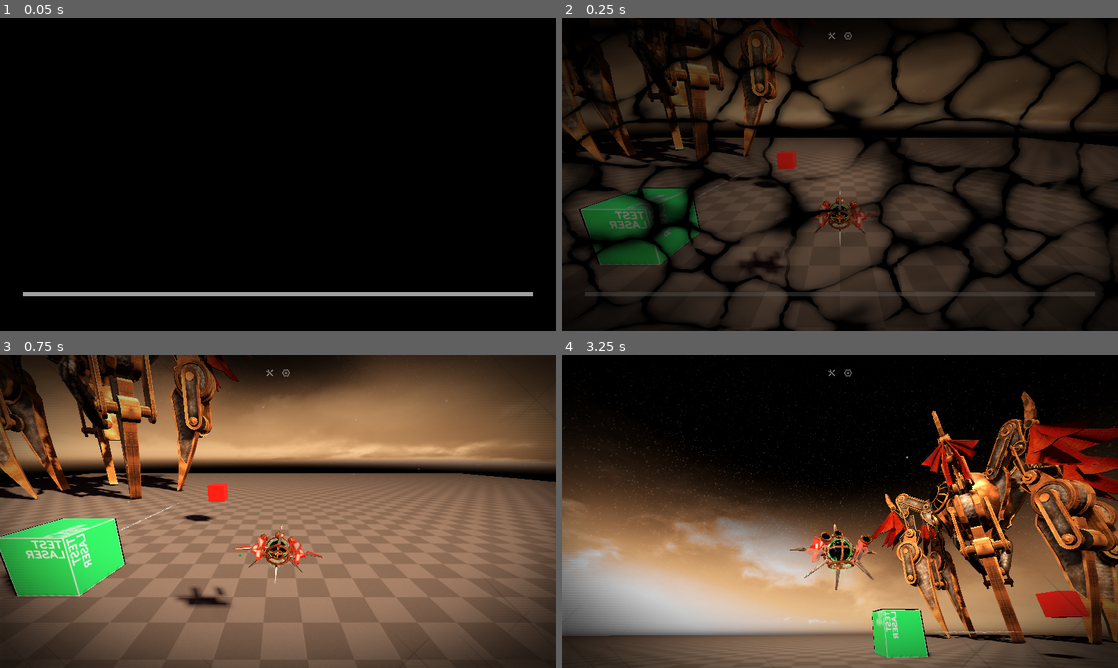
Above: before the commit, frames 1-4 (two rows, left to right).
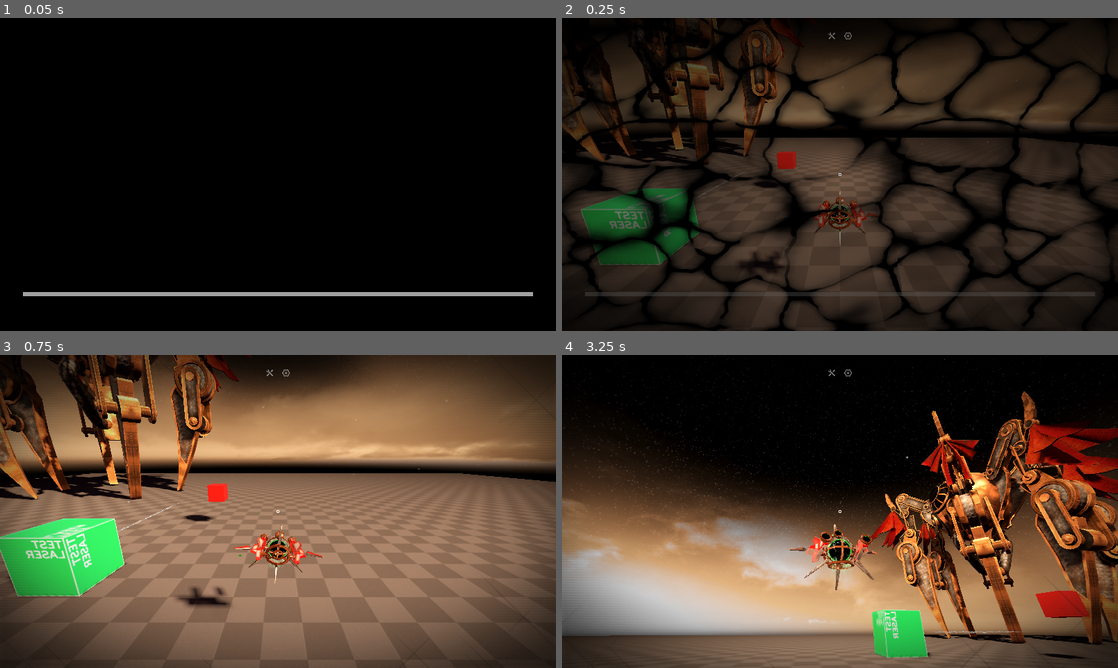
Above: after the commit, the same moments.

Repository: slyllama/dwelt-learn
Game: Godot game, scene res://maps/sandbox/sandbox.tscn
Same seed, same stepped clock (60 frames per second), same inputs: the game is played once before the commit and once after it. This scene is started directly instead of the project's main scene.
Inputs (mouse positions are in pixels of both pictures, inside the frame that each line leads up to):
- Up to frame 1 (0.05 s): no input
- Up to frame 2 (0.25 s): no input
- Up to frame 3 (0.75 s): tap Enter at 0.5 s; move the mouse to (400, 495) at 0.52 s; hold D (strafe_right) from 0.53 s (still down); tap F (interact) at 0.6 s; click (400, 495) at 0.67 s
- Up to frame 4 (3.25 s): release D (strafe_right) at 1.25 s; drag from (728, 527) to (812, 574) at 1.27 s; move the mouse to (895, 442) at 2.02 s; hold D (strafe_right) 2.03-2.75 s; tap F (interact) at 2.1 s; drag from (812, 574) to (673, 464) at 2.77 s

Frame 1 is identical in both runs. In frame 2, less than 0.1% of the frame differs, in the area x 3-51%, y 49-79%; in frame 3, 0.1%, in the area x 0-51%, y 49-77%; in frame 4, less than 0.1%.

Commit message:
Added look-at functionality

Diff:
--- a/generic/shaders/outline.tres
+++ b/generic/shaders/outline.tres
@@ -5,6 +5,6 @@
 [resource]
 render_priority = 0
 shader = ExtResource("1_b6kav")
-shader_parameter/enable = true
+shader_parameter/enable = false
 shader_parameter/outline_thickness = 0.05
 shader_parameter/color = Color(0, 0, 0, 0)
--- a/global.gd
+++ b/global.gd
@@ -52,3 +52,4 @@
 var player_position = Vector2.ZERO
 var raycast_y_point = 0.0
 var look_point = null
+var look_object = ""
--- a/lib/player/XCast.gd
+++ b/lib/player/XCast.gd
@@ -1,6 +1,21 @@
 extends RayCast3D
+
+func _stop_looking():
+	if Global.look_object != "":
+		Global.look_object = ""
+		Global.interact_left.emit()
 
 func _physics_process(_delta):
 	if is_colliding():
 		Global.look_point = get_collision_point()
-	else: Global.look_point = null
+		var object = get_collider().get_parent()
+		if object != null:
+			if "object_name" in object:
+				if object.object_name != Global.look_object:
+					Global.interact_entered.emit()
+					Global.look_object = object.object_name
+			else: _stop_looking()
+		else: _stop_looking()
+	else:
+		Global.look_point = null
+		_stop_looking()
--- a/lib/player/player.gd
+++ b/lib/player/player.gd
@@ -78,6 +78,8 @@
 	Global.debug_details_text += "\ndirection = " + Utilities.fstr(%CamPivot.rotation_degrees.y, 1)
 	Global.debug_details_text += "\u00B0 (" + str(snapped($Lemonade.rotation_degrees.y, 1))  + "\u00B0)"
 	Global.debug_details_text += "\nraycast_y_point = " + Utilities.fstr(Global.raycast_y_point)
+	if Global.look_object != "":
+		Global.debug_details_text += "\n\n[color=yellow]Looking at: " + str(Global.look_object) + "[/color]"
 
 func _ready():
 	Global.connect("player_position_locked", lock_position)
--- a/lib/ui/hud/hud.gd
+++ b/lib/ui/hud/hud.gd
@@ -6,21 +6,13 @@
 
 func _toggle_interact_overlay(state):
 	if state == true:
-		$InteractOverlayGlow/Anim.play("pulse")
 		var fade_tween = create_tween()
 		fade_tween.tween_property(
-			$InteractOverlay, "modulate", Color(1.0, 1.0, 1.0, 0.5), 0.2)
-		var glow_fade_tween = create_tween()
-		glow_fade_tween.tween_property(
-			$InteractOverlayGlow, "modulate:a", 1.0, 0.2)
+			$InteractOverlay, "modulate", Color(1.0, 1.0, 1.0, 1.0), 0.2)
 	else:
-		$InteractOverlayGlow/Anim.stop()
 		var fade_tween = create_tween()
 		fade_tween.tween_property(
 			$InteractOverlay, "modulate", Color(0.0, 0.0, 0.0, 0.2), 0.2)
-		var glow_fade_tween = create_tween()
-		glow_fade_tween.tween_property(
-			$InteractOverlayGlow, "modulate:a", 0.0, 0.2)
 
 func _fade_out_black():
 	var fade_tween = create_tween()
@@ -33,7 +25,6 @@
 	Global.interact_left.connect(_toggle_interact_overlay.bind(false))
 
 	$InteractOverlay.modulate = Color(0.0, 0.0, 0.0, 0.2)
-	$InteractOverlayGlow.modulate.a = 0.2
 	$LoadOverride/LoadBlack.visible = true
 
 	$HUDButtons.settings_pressed.connect(_toggle_settings)
--- a/lib/ui/hud/hud.tscn
+++ b/lib/ui/hud/hud.tscn
@@ -8,11 +8,11 @@
 [ext_resource type="Texture2D" uid="uid://b5nufueq16vw0" path="res://generic/tex/shader_tex/wobble_noise.tres" id="4_q8hty"]
 [ext_resource type="Script" path="res://lib/ui/hud/IntroVFX.gd" id="5_wllky"]
 [ext_resource type="Theme" uid="uid://dfe36tnn0c1ud" path="res://generic/debug_theme.tres" id="6_14irq"]
-[ext_resource type="Texture2D" uid="uid://chs04gxkfh3ag" path="res://lib/ui/tex/interact_overlay_glow.png" id="6_du7uc"]
 [ext_resource type="Texture2D" uid="uid://8kcdl0ahju3s" path="res://lib/ui/tex/interact_overlay.png" id="6_n4mbk"]
 [ext_resource type="Texture2D" uid="uid://b3aaiytpklgal" path="res://lib/ui/tex/vignette.png" id="7_wv8wl"]
 [ext_resource type="Texture2D" uid="uid://bi3k2uagvaf4g" path="res://lib/ui/tex/top_menu_darken.png" id="9_0p1yl"]
 [ext_resource type="PackedScene" uid="uid://bt5sosdm3tncx" path="res://lib/ui/hud/hud_buttons.tscn" id="15_6wbiv"]
+[ext_resource type="Texture2D" uid="uid://danqqg64d8q2k" path="res://generic/dot.png" id="15_cp3ui"]
 [ext_resource type="PackedScene" uid="uid://bx5xwgdebscc6" path="res://lib/ui/settings/settings.tscn" id="19_c42st"]
 [ext_resource type="PackedScene" uid="uid://d24gofb7bfo8k" path="res://lib/ui/hover_sound.tscn" id="19_uwm57"]
 
@@ -25,43 +25,6 @@
 shader_parameter/overall_alpha = 1.0
 shader_parameter/smoke_effect = ExtResource("3_r5nad")
 shader_parameter/wobble_pattern = ExtResource("4_q8hty")
-
-[sub_resource type="Animation" id="Animation_o35fq"]
-length = 0.001
-tracks/0/type = "value"
-tracks/0/imported = false
-tracks/0/enabled = true
-tracks/0/path = NodePath(".:self_modulate")
-tracks/0/interp = 1
-tracks/0/loop_wrap = true
-tracks/0/keys = {
-"times": PackedFloat32Array(0),
-"transitions": PackedFloat32Array(1),
-"update": 0,
-"values": [Color(1, 1, 1, 0)]
-}
-
-[sub_resource type="Animation" id="Animation_ghsgi"]
-resource_name = "pulse"
-loop_mode = 1
-tracks/0/type = "value"
-tracks/0/imported = false
-tracks/0/enabled = true
-tracks/0/path = NodePath(".:self_modulate")
-tracks/0/interp = 1
-tracks/0/loop_wrap = true
-tracks/0/keys = {
-"times": PackedFloat32Array(0, 0.1, 1),
-"transitions": PackedFloat32Array(1, 1, 1),
-"update": 0,
-"values": [Color(1, 1, 1, 0), Color(1, 1, 1, 1), Color(1, 1, 1, 0)]
-}
-
-[sub_resource type="AnimationLibrary" id="AnimationLibrary_lwxj7"]
-_data = {
-"RESET": SubResource("Animation_o35fq"),
-"pulse": SubResource("Animation_ghsgi")
-}
 
 [node name="HUD" type="CanvasLayer"]
 script = ExtResource("1_i45xt")
@@ -106,21 +69,6 @@
 texture = ExtResource("9_0p1yl")
 expand_mode = 1
 
-[node name="InteractOverlayGlow" type="TextureRect" parent="."]
-self_modulate = Color(1, 1, 1, 0)
-anchors_preset = 15
-anchor_right = 1.0
-anchor_bottom = 1.0
-grow_horizontal = 2
-grow_vertical = 2
-texture = ExtResource("6_du7uc")
-expand_mode = 3
-
-[node name="Anim" type="AnimationPlayer" parent="InteractOverlayGlow"]
-libraries = {
-"": SubResource("AnimationLibrary_lwxj7")
-}
-
 [node name="InteractOverlay" type="TextureRect" parent="."]
 anchors_preset = 15
 anchor_right = 1.0
@@ -128,7 +76,6 @@
 grow_horizontal = 2
 grow_vertical = 2
 texture = ExtResource("6_n4mbk")
-expand_mode = 1
 
 [node name="HUDButtons" parent="." instance=ExtResource("15_6wbiv")]
 layer = 5
@@ -166,3 +113,17 @@
 show_percentage = false
 
 [node name="UIHover" parent="." instance=ExtResource("19_uwm57")]
+
+[node name="Cursor" type="TextureRect" parent="."]
+anchors_preset = 8
+anchor_left = 0.5
+anchor_top = 0.5
+anchor_right = 0.5
+anchor_bottom = 0.5
+offset_left = -5.0
+offset_top = -5.0
+offset_right = 5.0
+offset_bottom = 5.0
+grow_horizontal = 2
+grow_vertical = 2
+texture = ExtResource("15_cp3ui")
--- a/objects/laser/laser.gd
+++ b/objects/laser/laser.gd
@@ -1,6 +1,7 @@
 extends Node3D
 # NOTE: laser acts on collision group 2
 
+@export var object_name = "laser"
 @export var laser_move_speed = 0.5
 @export var laser_limit_angle = Vector2(45.0, 10.0)
 
@@ -35,7 +36,6 @@
 		if active == true: return
 		overlay_texture.visible = false)
 	Global.player_position_unlocked.emit()
-	Global.interact_entered.emit()
 
 func _ready():
 	# Find the new center for Sprite2Ds when the content scale changes
@@ -54,6 +54,16 @@
 	overlay_texture.modulate.a = 0.0
 
 var start = 2
+
+func _input(_event):
+	if Input.is_action_just_pressed("interact"):
+		if Global.look_object == object_name:
+			if active == false:
+				activate()
+				return
+		if active == true:
+			deactivate()
+			return
 
 func _process(_delta):
 	overlay_texture.scale = lerp(overlay_texture.scale, Vector2(0.7, 0.7), 0.2)
--- a/objects/laser/laser.tscn
+++ b/objects/laser/laser.tscn
@@ -38,5 +38,6 @@
 
 [node name="TurretPlaceholder" type="CSGBox3D" parent="."]
 transform = Transform3D(1, 0, 0, 0, 1, 0, 0, 0, 1, 0, 1, 0)
+use_collision = true
 size = Vector3(2, 2, 2)
 material = SubResource("StandardMaterial3D_gkgqs")
Binary file added: generic/dot.png
Not shown, added: generic/dot.png.import
Not shown: 1 places in lib/ui/hud/hud.tscn that only renumber resources
